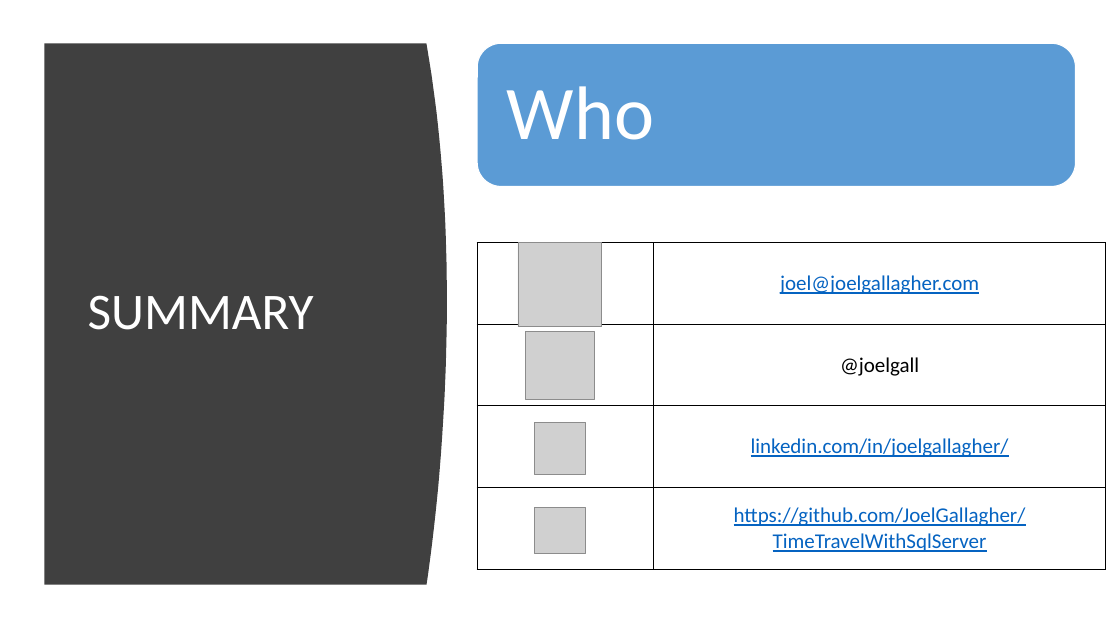
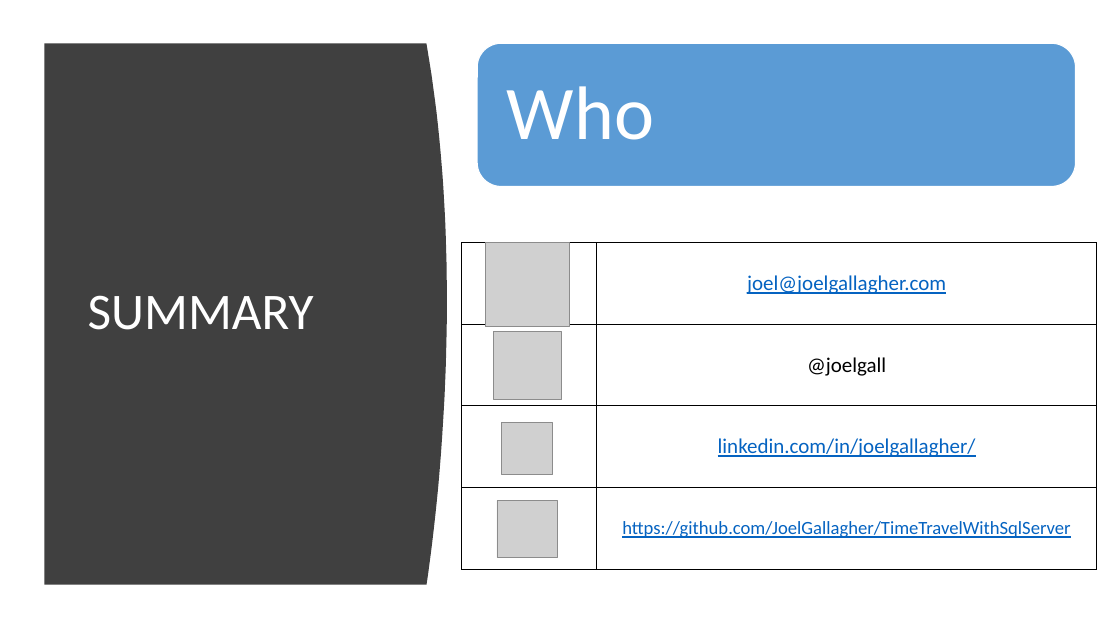
Before and after one commit to JoelGallagher/TimeTravelWithSqlServer, a slide deck: slide 45 of TimeTravelWithSQLServer.pptx (slide 42 before the commit). Drawn at 1120x630 pixels with LibreOffice and Linux fonts; fonts in the diff are those of the drawing; grey boxes stand for pictures. Boxes give left, top, right and bottom in pixels: in the first picture for what was removed or moved away, otherwise in the second. Text is boxed around its words. In the diff, an @@ line names an element or a change of style, - is before the commit and + after.

```diff
--- a/TimeTravelWithSQLServer.pptx
+++ b/TimeTravelWithSQLServer.pptx
@@ table at <box>461,243,1096,570</box> @@
@@ size 18 to 16 pt in "https://github.com/JoelGallagher/TimeTravelWithSqlServer" @@
@@ table: place and size @@
-table at <box>477,243,1106,570</box>
+table at <box>461,243,1096,570</box>
@@ picture: place and size @@
-picture at <box>518,243,602,327</box>
+picture at <box>486,243,570,327</box>
@@ picture: place and size @@
-picture at <box>526,331,594,399</box>
+picture at <box>493,331,561,399</box>
@@ picture: place and size @@
-picture at <box>534,423,586,475</box>
+picture at <box>502,423,553,475</box>
@@ picture added at <box>497,501,558,558</box> @@
@@ picture removed at <box>534,507,586,554</box> @@
```
Also in this commit, not shown: 15 other slides changed, 4 slides added, 2 slides removed.
